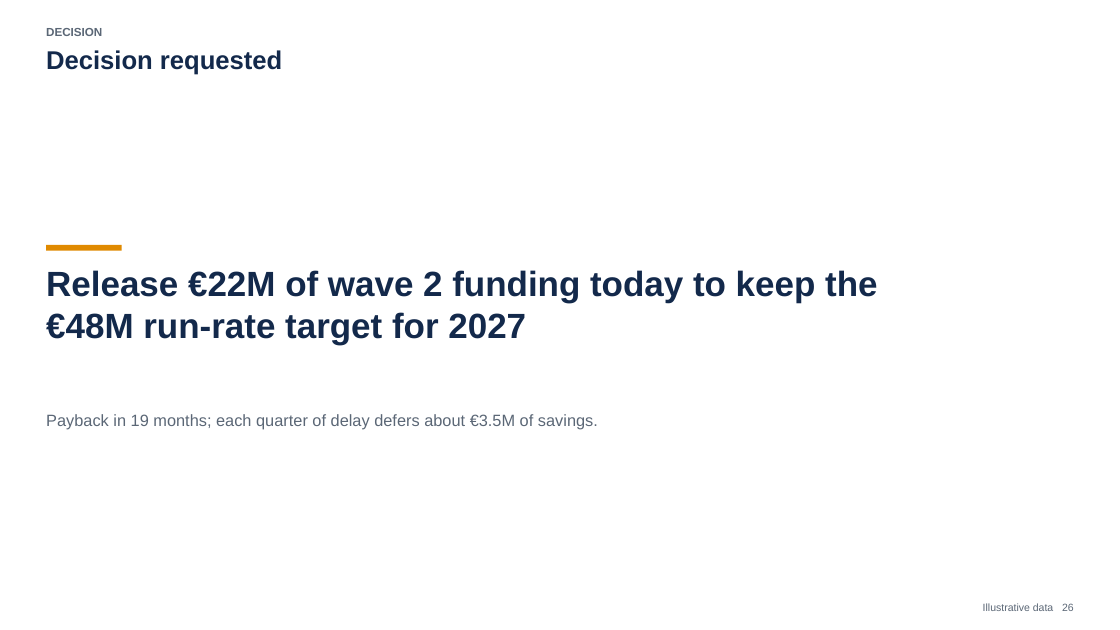
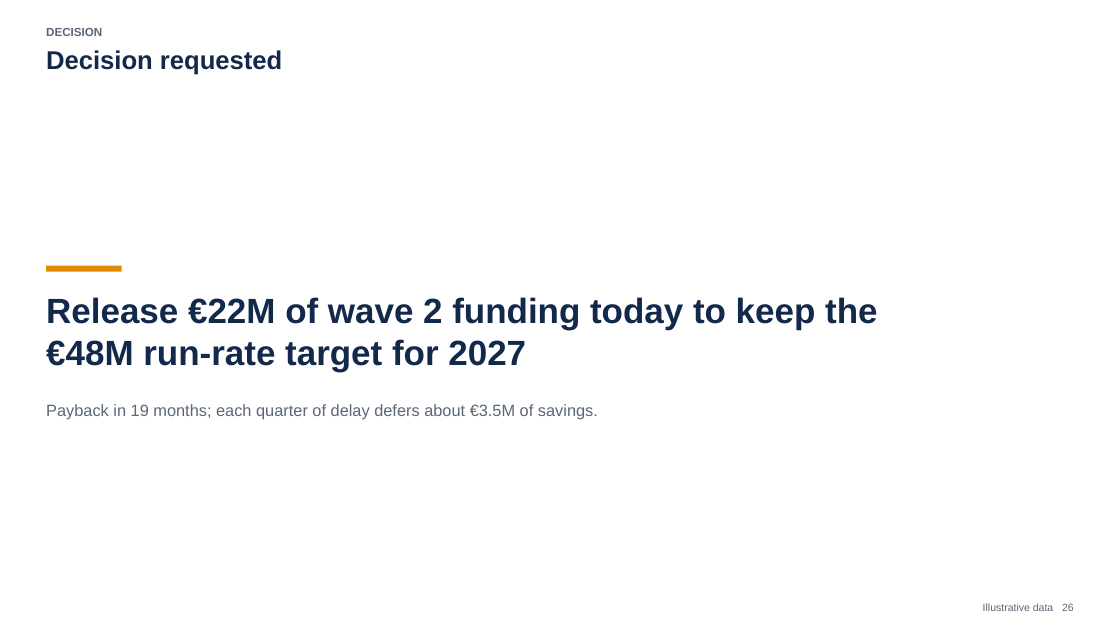
Before and after one commit to diegonievesdesantos-oss/MBBslides, a slide deck: slide 26 of examples/gallery/output/deck.pptx. Drawn at 1120x630 pixels with LibreOffice and Linux fonts; fonts in the diff are those of the drawing. Boxes give left, top, right and bottom in pixels: in the first picture for what was removed or moved away, otherwise in the second. Text is boxed around its words. In the diff, an @@ line names an element or a change of style, - is before the commit and + after.

```diff
--- a/examples/gallery/output/deck.pptx
+++ b/examples/gallery/output/deck.pptx
@@ rectangle: place and size @@
-rectangle at <box>46,245,122,250</box>
+rectangle at <box>46,266,122,271</box>
@@ text "Release €22M of wave 2 ...": place and size @@
-text "Release €22M of wave 2 ..." at <box>46,270,877,345</box>
+text "Release €22M of wave 2 ..." at <box>46,297,877,372</box>
@@ text "Payback in 19 months; each ...": place and size @@
-text "Payback in 19 months; each ..." at <box>46,414,598,429</box>
+text "Payback in 19 months; each ..." at <box>46,404,598,419</box>
```
Also in this commit, not shown: 2 other slides changed, 30 other files.
